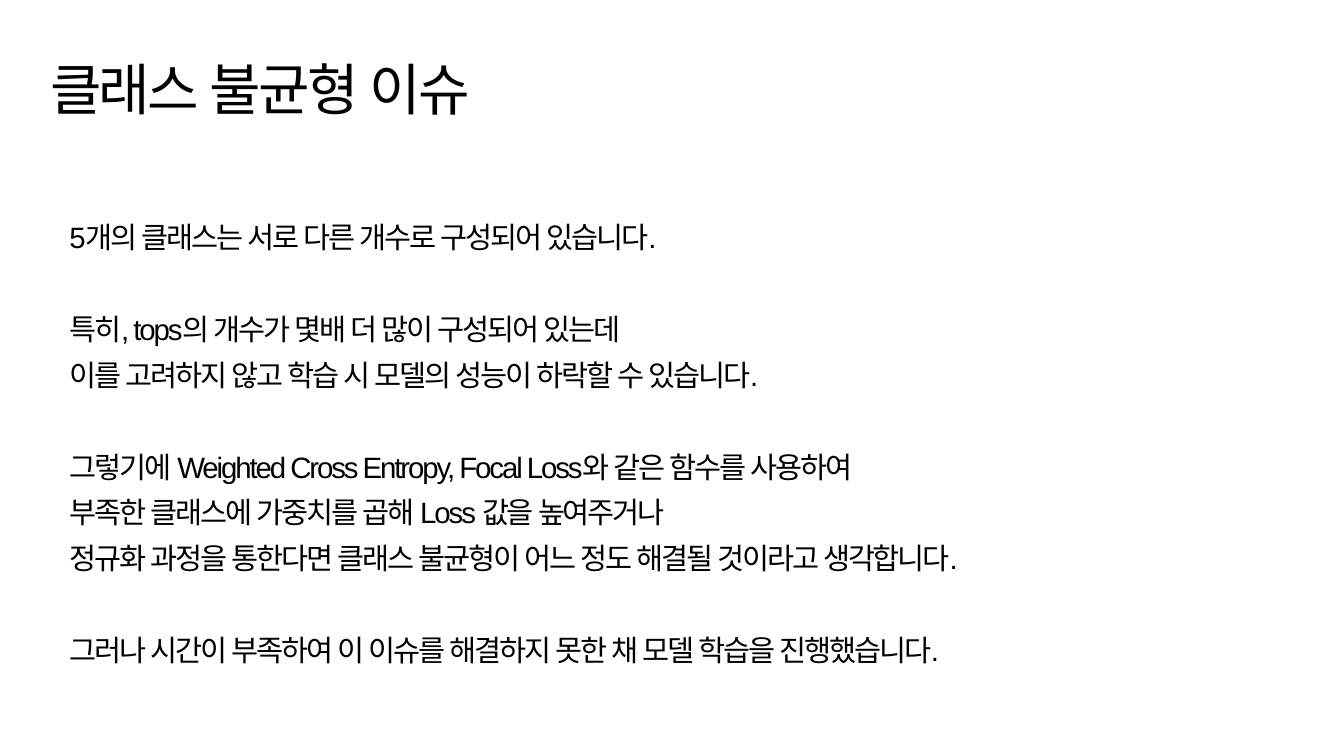
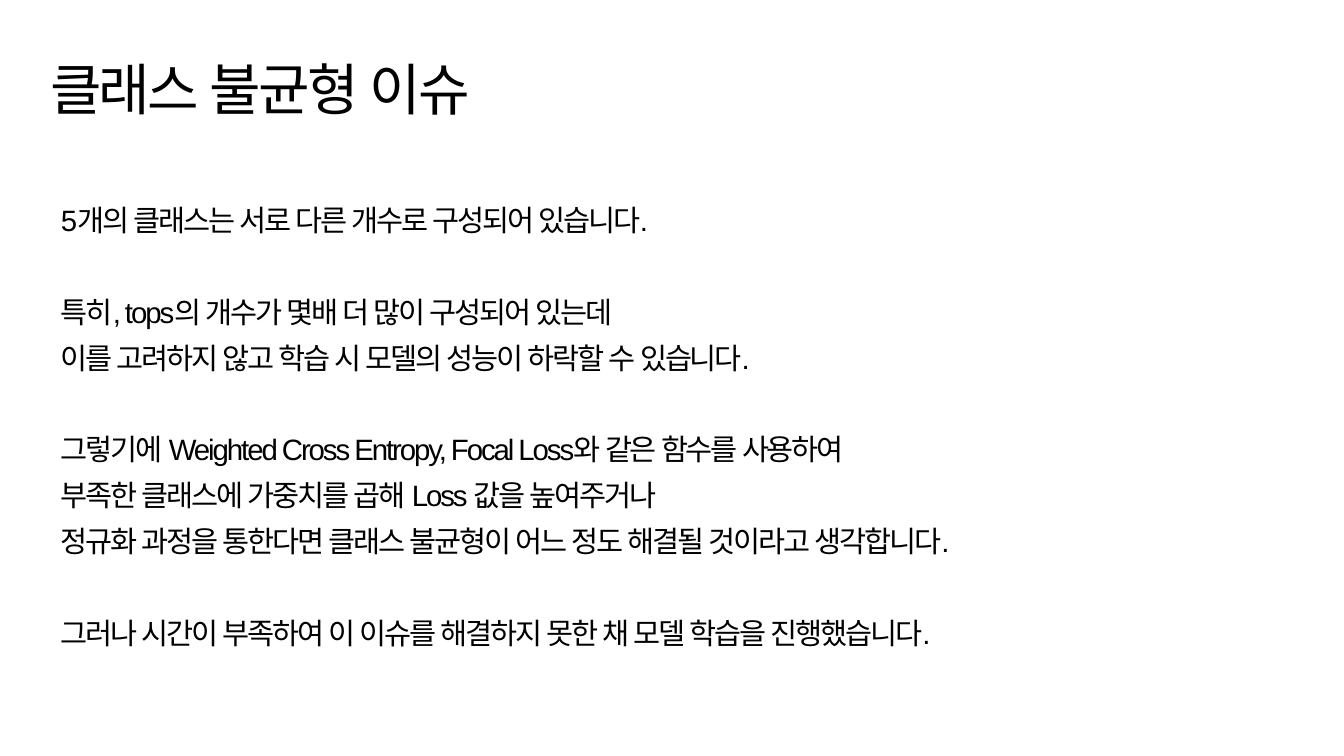
Before and after one commit to suk-6/22-dcc, a slide deck: slide 17 of 춘식이 발표자료.pptx (slide 16 before the commit). Drawn at 1344x756 pixels with LibreOffice and Linux fonts; fonts in the diff are those of the drawing; background and template pictures are left out. Boxes give left, top, right and bottom in pixels: in the first picture for what was removed or moved away, otherwise in the second. Text is boxed around its words. In the diff, an @@ line names an element or a change of style, - is before the commit and + after.

```diff
--- a/춘식이 발표자료.pptx
+++ b/춘식이 발표자료.pptx
@@ text "5개의 클래스는 서로 다른 개수로 ...": place and size @@
-text "5개의 클래스는 서로 다른 개수로 ..." at <box>69,223,958,664</box>
+text "5개의 클래스는 서로 다른 개수로 ..." at <box>61,206,950,647</box>
```
Also in this commit, not shown: 2 other slides changed, 3 slides added.
